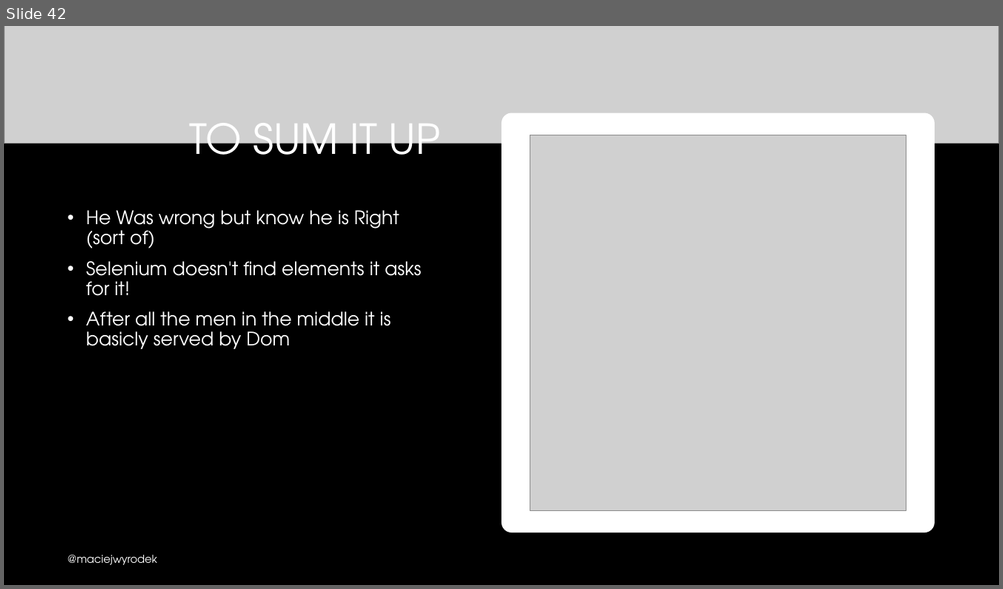
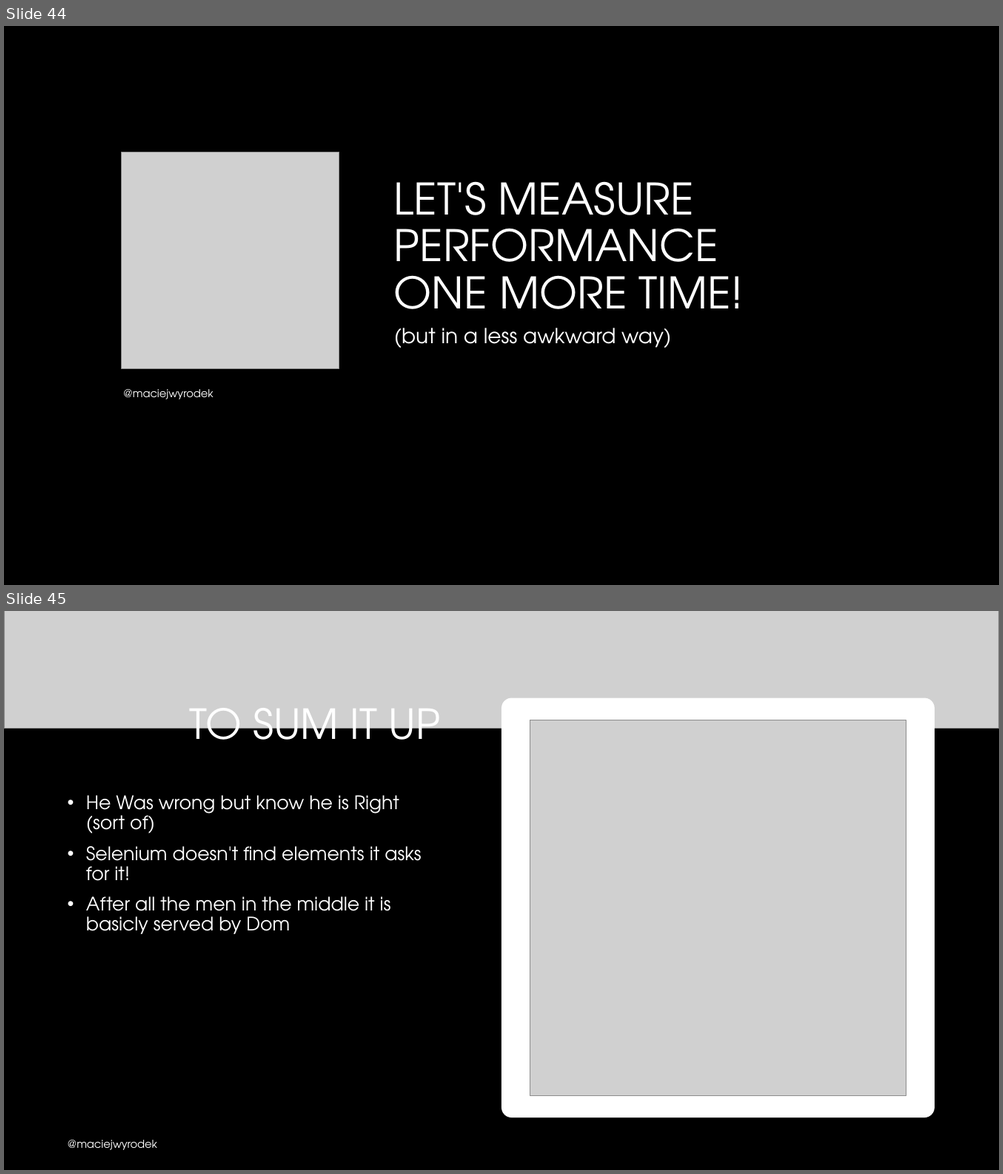
Before and after one commit to mwyrodek/SeleniumPresentation, a slide deck: docs/selenium.pptx. Shown one above the other, each under a label of ours: slide 42 before the commit, slides 44 and 45 after it. The pictures are 1003x589 and 1003x1174 pixels, drawn with LibreOffice and Linux fonts; fonts in the diff are those of the drawing; grey boxes stand for pictures; background and template pictures are left out. Boxes give left, top, right and bottom in pixels: in the first picture for what was removed or moved away, otherwise in the second. Text is boxed around its words. In the diff, an @@ line names an element or a change of style, - is before the commit and + after.

```diff
--- a/docs/selenium.pptx
+++ b/docs/selenium.pptx
@@ slide 44 added at (4, 26, 999, 585), background #000000 @@
@@ picture added at (122, 152, 339, 369) @@
@@ title added at (394, 181, 743, 329), 42 pt, text #FFFFFF @@
+LET'S MEASURE PERFORMANCE
+ONE MORE TIME!
@@ subtitle added at (394, 328, 671, 348), 20 pt, text #FFFFFF @@
+(but in a less awkward way)
@@ text added at (123, 389, 213, 400), 10.5 pt, text #FFFFFF @@
+@maciejwyrodek
@@ what was slide 42 is now slide 45 @@
```
Also in this commit, not shown: 9 slides changed, 3 other slides added, 1 slide removed, 1 other file.
